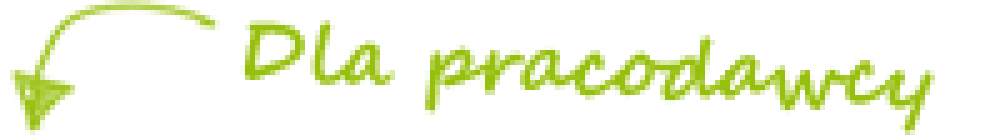
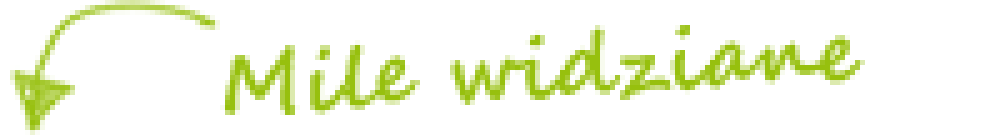
Comparing the layer stacks of the two 1000 x 135 images. Changes:
renamed "Dla pracodawcy" to "Mile widziane", painted on it over [220, 20, 935, 135]
